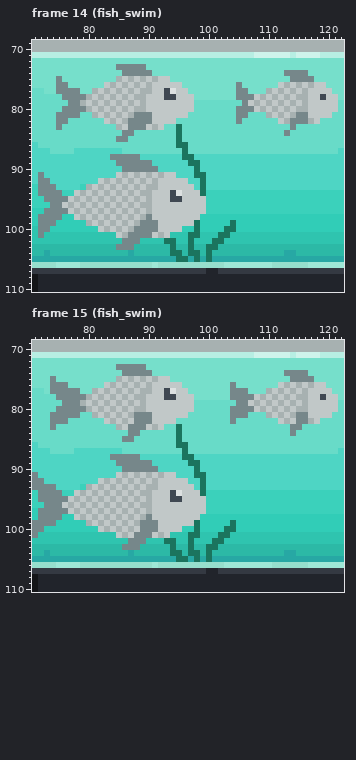
Edited in one commit: pixel-art file (assets_raw/mothership.aseprite). The picture above is the old version.
320x180 pixels, 15 frames. Shown: frame 14 (fish_swim): x 71..122, y 69..110; frame 15 (fish_swim): x 71..122, y 69..110. The commit also changed other frames or places, which this record leaves out.
The same view after the edit:
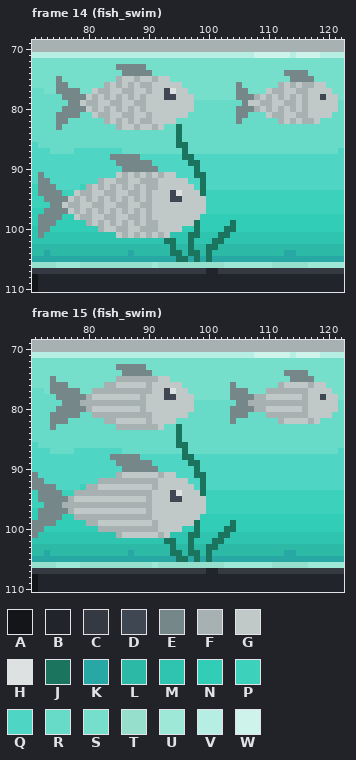
Palette (. is transparent): A #141518  B #21242b  C #343942  D #3f4852  E #76878a  F #a7b1b1  G #c1c8c8  H #dde1e1  J #1b745e  K #27a8a4  L #2cb9a6  M #2fc4af  N #31cdb7  P #3bd1bb  Q #4ed5c4  R #68dbc8  S #76dfcb  T #96dfcd  U #9ee8d7  V #b7eee3  W #cef3eb
The commit says: fish scales
From old to new:
layer "fish_big/fin_front" now hidden
layer "fish_medium/fin_front" now hidden
layer "fish_small/fin_front" now hidden
--- frame 14 (fish_swim)
@@ x 71..122 @@
  74 SSSSSSSSSSSSSSSEEEEESSSSSSSSSSSSSSSSSSSSSSEEEESSSSSS
- 75 SSSSESSSSSSSSSFGFGFGFGGSSSSSSSSSSSSSSSSSSSSEEEESSSSS
- 76 SSSSEESSSSSSGFGFGFGFGGGGGSSSSSSSSSESSSSSSGFGFGFGGSSS
- 77 RRSSEEEESSFGFGFGFGFFGGDHGGSSSSSSSSEESSSFGFGFGFGGGGSS
- 78 RRRRREEEEFGFGFGFGFFGGGDDGGGSSSSSSSEEEGFGFGFGFFGGDGGS
- 79 RRRRRREEFGFGFGFGFGFGGGGGGGGRRRRRRRREGFGFGFGFGFGGGGGR
- 80 RRRRREEEEFGFGFGFGFFGGGGGGGGRRRRRRREEEGFGFGFGFFGGGGGR
- 81 RRRREEEERRFGFGFGFEEEGGGGGGRRRRRRRREERRRFGFGFEEGGGGRR
- 82 RRRREERRRRRRGFGFEEEEGGGGRRRRRRRRRRERRRRRRGFEEEFGRRRR
- 83 RRRRERRRRRRRRRFGEEEGFGRRJRRRRRRRRRRRRRRRRRRERRRRRRRR
- 84 RRRRRRRRRRRRRRREERRRRRRRJRRRRRRRRRRRRRRRRRERRRRRRRRR
- 85 RRRRRRRRRRRRRREERRRRRRRRJRRRRRRRRRRRRRRRRRRRRRRRRRRR
+ 75 SSSSESSSSSSSSSFGGFGGFGGSSSSSSSSSSSSSSSSSSSSEEEESSSSS
+ 76 SSSSEESSSSSSFGFGFGFFGGGGGSSSSSSSSSESSSSSSFGFGFFGGSSS
+ 77 RRSSEEEESSGFFGGFFGGFGGDHGGSSSSSSSSEESSSGFFGGFFGGGGSS
+ 78 RRRRREEEEGFGFGFGFGFGGGDDGGGSSSSSSSEEEFGFGFGFGFGGDGGS
+ 79 RRRRRREEGFFGGFFGGFFGGGGGGGGRRRRRRRREGGFFGGFFGFGGGGGR
+ 80 RRRRREEEEGFGFGFGFGFGGGGGGGGRRRRRRREEEFGFGFGFGFGGGGGR
+ 81 RRRREEEERRGFFGGFFGGFGGGGGGRRRRRRRREERRRGFFGGFFGGGGRR
+ 82 RRRREERRRRRRFGFGFGFFGGGGRRRRRRRRRRERRRRRRFGFGFFGRRRR
+ 83 RRRRERRRRRRRRRFGGFGGFGRRJRRRRRRRRRRRRRRRRRRRRRRRRRRR
+ 84 RRRRRRRRRRRRRRRRRRRRRRRRJRRRRRRRRRRRRRRRRRRRRRRRRRRR
+ 85 RRRRRRRRRRRRRRRRRRRRRRRRJRRRRRRRRRRRRRRRRRRRRRRRRRRR
  86 QRRRRRRRRRRRRRRRRRRRRRRRJJRRRRRRRRRRRRRRRRRRRRRRRRRR
@@ x 76..93 @@
  91 QQQQQQQQQGFGFGFGFG
- 92 QQQQQQGFGFGFGFGFGG
+ 92 QQQQQQFGGFFGGFFFGG
  93 QQQPFGFGFGFGFGFFGG
- 94 PPGFGFGFGFGFGFFGGG
+ 94 PPGFFGGFFGGFFGFGGG
  95 EGFGFGFGFGFGFGFGGG
- 96 GFGFGFGFGFGFGFFGGG
+ 96 GFFGGFFGGFFGGFFGGG
  97 EGFGFGFGFGFGFGFGGG
- 98 NNGFGFGFGFGFGFEGGG
- 99 NNNNFGFGFGFGFEEEGG
-100 NNNNNNGFGFGFEEEEGG
-101 MMMMMMMMMGFEEEEGFG
-102 MMMMMMMMMMEEEMMMMJ
-103 LLLLLLLLLEEELLLLLL
+ 98 NNGFFGGFFGGFFGFGGG
+ 99 NNNNFGFGFGFGFGFFGG
+100 NNNNNNFGGFFGGFFFGG
+101 MMMMMMMMMGFGFGFGFG
+102 MMMMMMMMMMMMMMMMMJ
+103 LLLLLLLLLLLLLLLLLL
 104 LLLLLLLLLLLKLLLLLL
--- frame 15 (fish_swim)
@@ x 71..122 @@
  74 SSSSSSSSSSSSSSSEEEEESSSSSSSSSSSSSSSSSSSSSSEEEESSSSSS
- 75 SSSESSSSSSSSSSFGFGFGFGGSSSSSSSSSSSSSSSSSSSSEEEESSSSS
- 76 SSSEEESSSSSSGFGFGFGFGGGGGSSSSSSSSESSSSSSSGFGFGFGGSSS
- 77 RRSEEEEESSFGFGFGFGFFGGDHGGSSSSSSSEEESSSFGFGFGFGGGGSS
- 78 RRRREEEEEFGFGFGFGFFGGGDDGGGSSSSSSEEEEGFGFGFGFFGGDGGS
- 79 RRRRREEEFGFGFGFGFGFGGGGGGGGRRRRRRREEGFGFGFGFGFGGGGGR
- 80 RRRREEEEEFGFGFGFGFFGGGGGGGGRRRRRREEEEGFGFGFGFFGGGGGR
- 81 RRREEEEERRFGFGFGFEEEGGGGGGRRRRRRREEERRRFGFGFEEGGGGRR
- 82 RRREEERRRRRRGFGFGEEEGGGGRRRRRRRRRERRRRRRRGFGEEFGRRRR
- 83 RRRERRRRRRRRRRFGEEEGFGRRJRRRRRRRRRRRRRRRRRREERRRRRRR
- 84 RRRRRRRRRRRRRRRREERRRRRRJRRRRRRRRRRRRRRRRRRERRRRRRRR
- 85 RRRRRRRRRRRRRRREERRRRRRRJRRRRRRRRRRRRRRRRRRRRRRRRRRR
+ 75 SSSESSSSSSSSSSFFFFFFFGGSSSSSSSSSSSSSSSSSSSSEEEESSSSS
+ 76 SSSEEESSSSSSFFGGGGGFGGGGGSSSSSSSSESSSSSSSFGGGGFGGSSS
+ 77 RRSEEEEESSFFFFFFFFFFGGDHGGSSSSSSSEEESSSFFFFFFFGGGGSS
+ 78 RRRREEEEEFGGGGGGGGFGGGDDGGGSSSSSSEEEEFFGGGGGGFGGDGGS
+ 79 RRRRREEEFFFFFFFFFFFGGGGGGGGRRRRRRREEFFFFFFFFFFGGGGGR
+ 80 RRRREEEEEFGGGGGGGGFGGGGGGGGRRRRRREEEEFFGGGGGGFGGGGGR
+ 81 RRREEEEERRFFFFFFFFFFGGGGGGRRRRRRREEERRRFFFFFFFGGGGRR
+ 82 RRREEERRRRRRFFGGGGGFGGGGRRRRRRRRRERRRRRRRFGGGGFGRRRR
+ 83 RRRERRRRRRRRRRFFFFFFFGRRJRRRRRRRRRRRRRRRRRRRRRRRRRRR
+ 84 RRRRRRRRRRRRRRRRRRRRRRRRJRRRRRRRRRRRRRRRRRRRRRRRRRRR
+ 85 RRRRRRRRRRRRRRRRRRRRRRRRJRRRRRRRRRRRRRRRRRRRRRRRRRRR
  86 QRRRRRRRRRRRRRRRRRRRRRRRJJRRRRRRRRRRRRRRRRRRRRRRRRRR
@@ x 74..93 @@
  90 QQQQQQQQQQQQEEEEEEQQ
- 91 QQQQQQQQQQQGFGFGFGFG
- 92 QQQQQQQQGFGFGFGFGFGG
- 93 EQQQQPFGFGFGFGFGFFGG
- 94 EEPPGFGFGFGFGFGFFGGG
- 95 EEEGFGFGFGFGFGFGFGGG
- 96 EEGFGFGFGFGFGFGFFGGG
- 97 EEEGFGFGFGFGFGFGFGGG
- 98 EENNGFGFGFGFGFGFEGGG
- 99 ENNNNNFGFGFGFGFEEEGG
-100 NNNNNNNNGFGFGFGEEEGG
-101 MMMMMMMMMMMGFGEEEGFG
-102 MMMMMMMMMMMMMEEEMMMJ
-103 LLLLLLLLLLLLEEELLLLL
+ 91 QQQQQQQQQQQFGGGGGGFG
+ 92 QQQQQQQQFFFFFFFFFFGG
+ 93 EQQQQPFFGGGGGGGGGFGG
+ 94 EEPPFFFFFFFFFFFFFGGG
+ 95 EEEFGGGGGGGGGGGGFGGG
+ 96 EEFFFFFFFFFFFFFFFGGG
+ 97 EEEFGGGGGGGGGGGGFGGG
+ 98 EENNFFFFFFFFFFFFFGGG
+ 99 ENNNNNFFGGGGGGGGGFGG
+100 NNNNNNNNFFFFFFFFFFGG
+101 MMMMMMMMMMMFGGGGGGFG
+102 MMMMMMMMMMMMMMMMMMMJ
+103 LLLLLLLLLLLLLLLLLLLL
 104 LLLLLLLLLLLLLKLLLLLL
